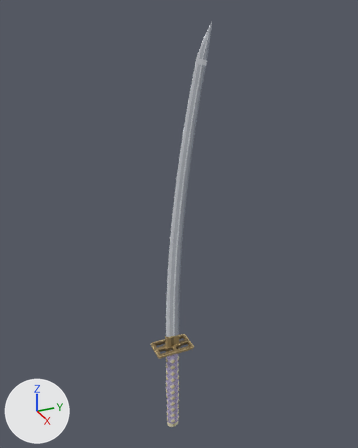
The Blender file blender/scenes/byakuya_sealed.blend as it was, and as the next commit left it.
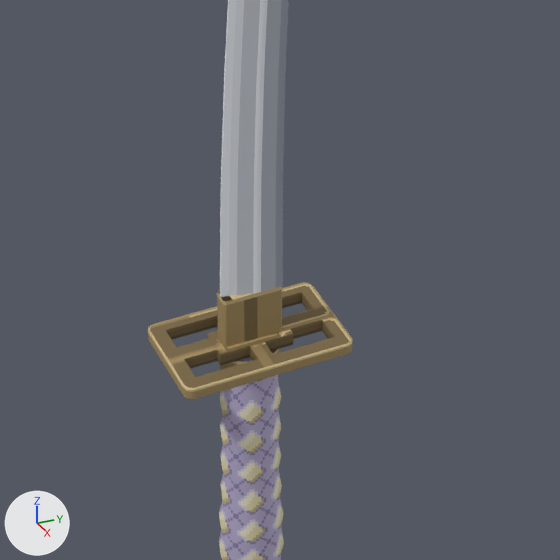
There are two pictures of each version: one whole from a 50 mm camera at (0.89, -0.383, 1.018) aimed at (-0.028, 0.03, 0.559), one close up on the part from 33% to 66% of the width and 61% to 88% of the height. The axes (+X, +Y, +Z) are drawn at lower left. The lights are the same throughout. The first two pictures are the older version.

In view in the first close-up: 'byakuya_sealed_drawn'.
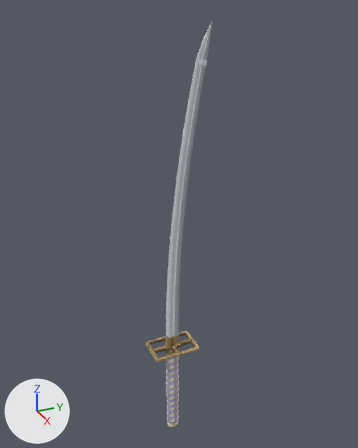
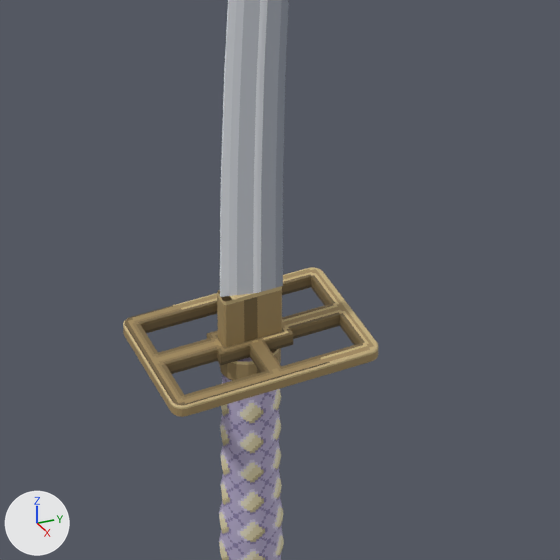
Boxes [x1, y1, x2, y2] around the edits, measured in the close-ups (560 x 560 px; the box of a moved part takes in the faces that stretch with it):
```json
{"part": 1, "of": "me_byakuya_sealed_drawn", "change": "moved or reshaped", "before": [148, 282, 353, 399], "after": [123, 267, 378, 417]}
{"part": 2, "of": "me_byakuya_sealed_drawn", "change": "surface changed", "before": [150, 283, 351, 388], "after": [125, 270, 377, 405]}
```

Scene script edits in JSON lines:
```json
{"block": "me_byakuya_sealed_drawn", "where": "# used by ob_byakuya_sealed_drawn; location = (0.0, 0.0, 0.0)"}
{"op": "remove", "block": "me_byakuya_sealed_drawn", "code": "me_byakuya_sealed_drawn.from_pydata(...)  # 601 vertices, 607 faces; spans x -0.028..0.028, y -0.046..0.086, z 0.0..0.979"}
{"op": "add", "block": "me_byakuya_sealed_drawn", "code": "me_byakuya_sealed_drawn.from_pydata(...)  # 601 vertices, 607 faces; spans x -0.038..0.038, y -0.056..0.086, z 0.0..0.979"}
{"block": "me_byakuya_sealed_drawn", "change": "me_byakuya_sealed_drawn part 1"}
{"block": "me_byakuya_sealed_drawn", "change": "4 faces are deleted"}
{"block": "me_byakuya_sealed_drawn", "change": "8 vertices in x 0.027..0.028, y 0.041..0.043, z 0.25..0.257 move by (0.01, 0.009, 0.0)"}
{"block": "me_byakuya_sealed_drawn", "change": "8 vertices in x 0.023..0.025, y 0.045..0.046, z 0.25..0.257 move by (0.009, 0.01, 0.0)"}
{"block": "me_byakuya_sealed_drawn", "change": "8 vertices in x -0.025..-0.023, y 0.045..0.046, z 0.25..0.257 move by (-0.009, 0.01, 0.0)"}
{"block": "me_byakuya_sealed_drawn", "change": "8 vertices in x -0.028..-0.027, y 0.041..0.043, z 0.25..0.257 move by (-0.01, 0.009, 0.0)"}
{"block": "me_byakuya_sealed_drawn", "change": "8 vertices in x -0.028..-0.027, y -0.043..-0.041, z 0.25..0.257 move by (-0.01, -0.009, 0.0)"}
{"block": "me_byakuya_sealed_drawn", "change": "8 vertices in x -0.025..-0.023, y -0.046..-0.045, z 0.25..0.257 move by (-0.009, -0.01, 0.0)"}
{"block": "me_byakuya_sealed_drawn", "change": "56 vertices move from x -0.027..0.028, y -0.046..0.045, z 0.25..0.257 to x -0.036..0.038, y -0.056..0.054, z 0.25..0.257"}
{"block": "me_byakuya_sealed_drawn", "change": "4 new faces join them"}
{"block": "me_byakuya_sealed_drawn", "change": "me_byakuya_sealed_drawn part 2: 85 kept faces spanning x -0.037..0.037, y -0.055..0.055, z 0.25..0.257 get new texture (UV) coordinates"}
```
